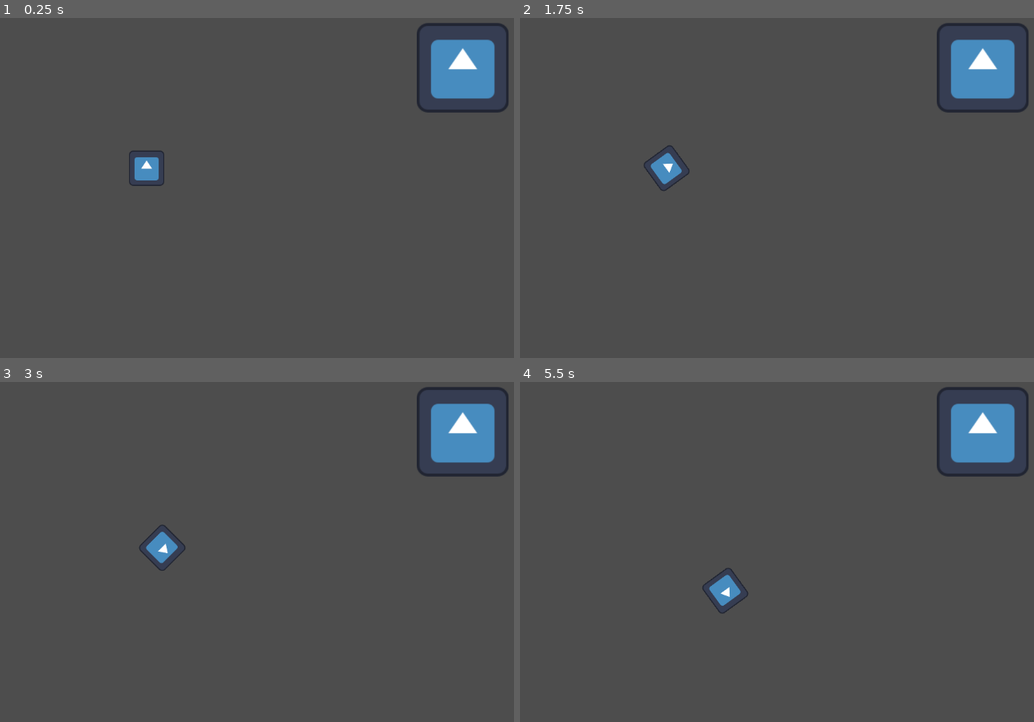
Above: before the commit, frames 1-4 (two rows, left to right).
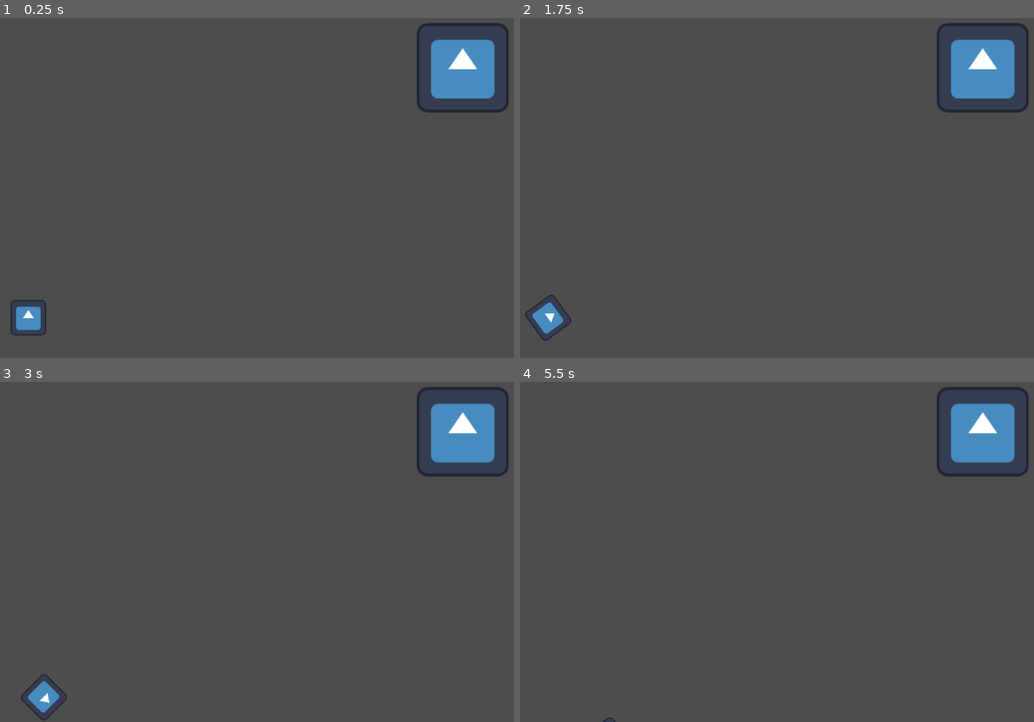
Above: after the commit, the same moments.

Repository: BoneBot/PirateJamSummer2025
Game: Godot game, scene res://game/demo.tscn
The game is run twice, just before and just after one commit, with the same random seed, the same clock (stepped at 60 frames per second) and the same inputs. The project has no main scene, so this scene is started directly. The engine's default icon, where the game draws it, is replaced by a stand-in: a white triangle on a blue panel in a dark square.
Inputs:
- Up to frame 1 (0.25 s): no input
- Up to frame 2 (1.75 s): tap Enter at 0.5 s; hold Right (ui_right) 0.53-1.28 s; hold Left (ui_left) from 1.28 s (still down)
- Up to frame 3 (3 s): release Left (ui_left) at 2.03 s; hold Right (ui_right) 2.03-2.78 s; hold Up (ui_up) from 2.78 s (still down)
- Up to frame 4 (5.5 s): release Up (ui_up) at 3.53 s; hold Left (ui_left) from 3.53 s (still down)

The runs differ from the first frame. In frame 1, 0.9% of the frame differs, in the area x 2-32%, y 39-94%; in frame 2, 0.9%; in frame 3, 0.9%, in the area x 4-37%, y 41-100%; in frame 4, 0.5%.

Commit message:
Tweaked player position lol

Diff:
--- a/project/game/demo.tscn
+++ b/project/game/demo.tscn
@@ -30,8 +30,9 @@
 stream = ExtResource("3_hd0ch")
 
 [node name="DemoPlayer" type="CharacterBody2D" parent="."]
-position = Vector2(359, 304)
+position = Vector2(145, 575)
 scale = Vector2(0.5, 0.5)
+metadata/_edit_group_ = true
 
 [node name="Icon" type="Sprite2D" parent="DemoPlayer"]
 texture = ExtResource("1_pqa7q")
